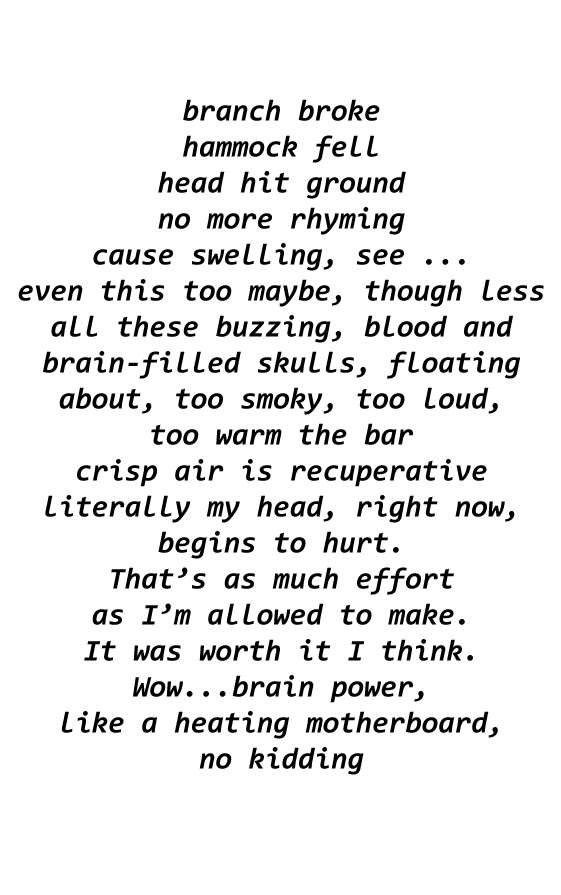
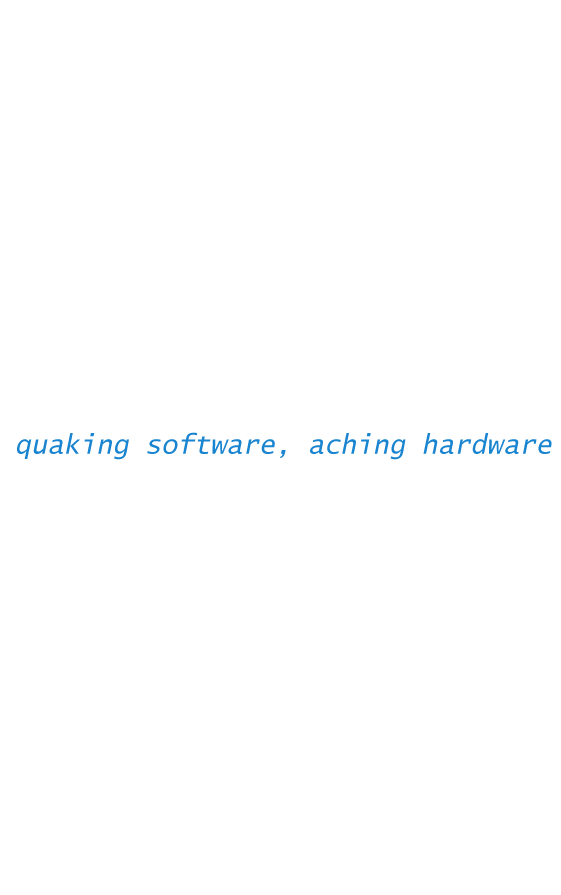
Revision of a layered 561x895 image; what changed, layer by layer:
renamed "branch broke hammock fell head hit ground no more rhyming cause" to "hair and speech and phones and jackets dare I resume this densi", painted on it over left=17, top=99, right=552, bottom=775
